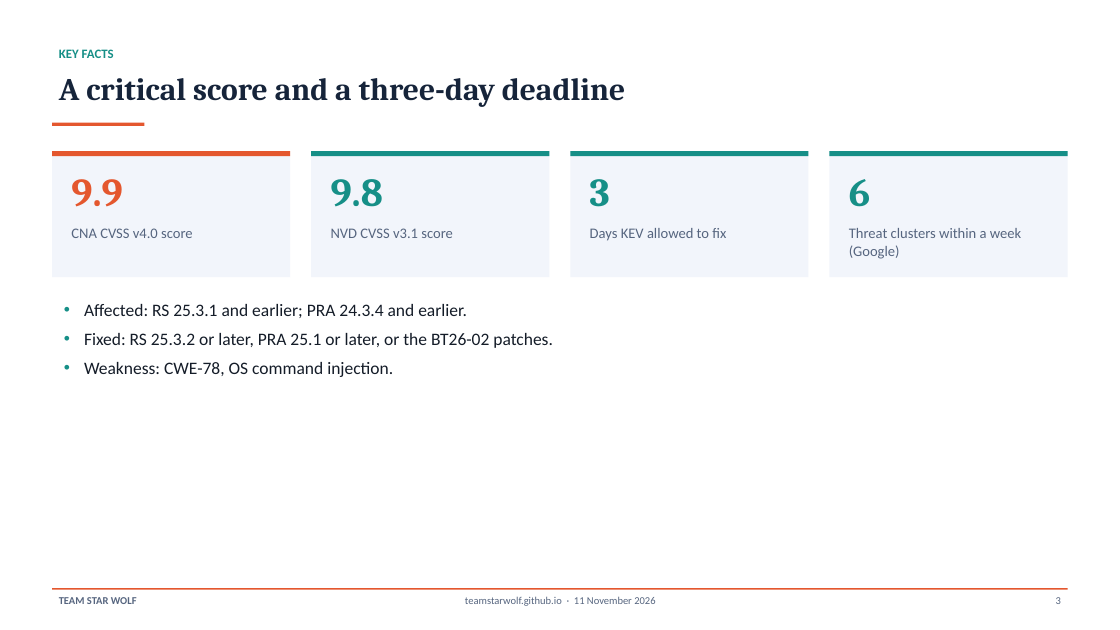
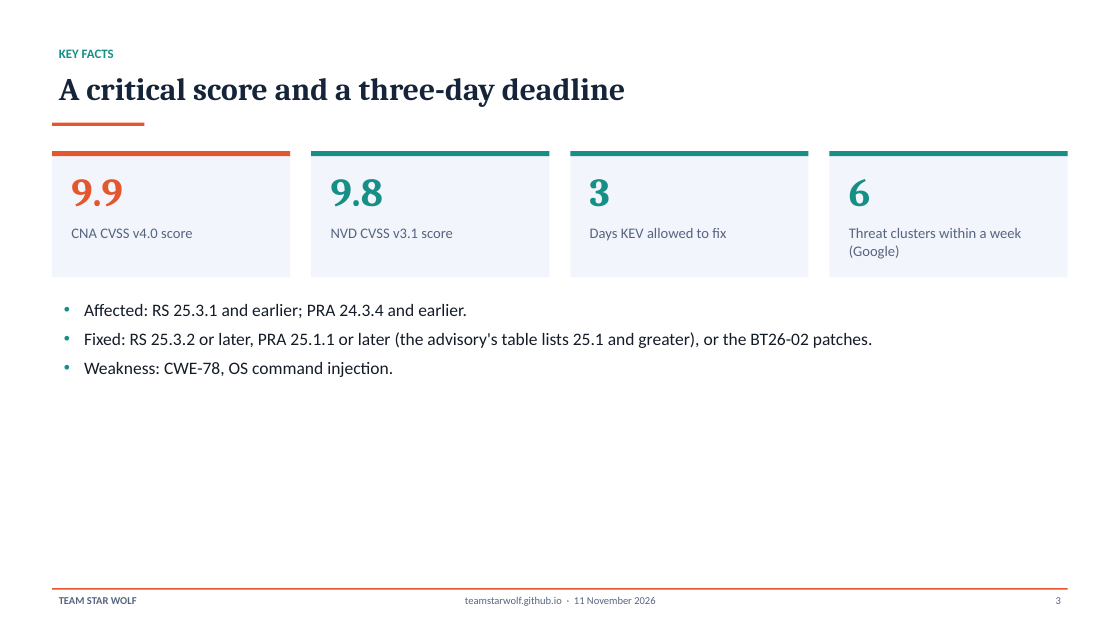
Before and after one commit to TeamStarWolf/TeamStarWolf, a slide deck: slide 3 of case-studies/slides/BeyondTrust_Remote_Support_CVE_2026_1731_Case_Study.pptx. Drawn at 1120x630 pixels with LibreOffice and Linux fonts; fonts in the diff are those of the drawing. Boxes give left, top, right and bottom in pixels: in the first picture for what was removed or moved away, otherwise in the second. Text is boxed around its words. In the diff, an @@ line names an element or a change of style, - is before the commit and + after.

```diff
--- a/case-studies/slides/BeyondTrust_Remote_Support_CVE_2026_1731_Case_Study.pptx
+++ b/case-studies/slides/BeyondTrust_Remote_Support_CVE_2026_1731_Case_Study.pptx
@@ text at box(84, 332, 873, 348): text changed @@
-• Fixed: RS 25.3.2 or later, PRA 25.1 or later, or the BT26-02 patches.
+• Fixed: RS 25.3.2 or later, PRA 25.1.1 or later (the advisory's table lists 25.1 and greater), or the BT26-02 patches.
```
Also in this commit, not shown: 1 other slide changed, 4 other files.
